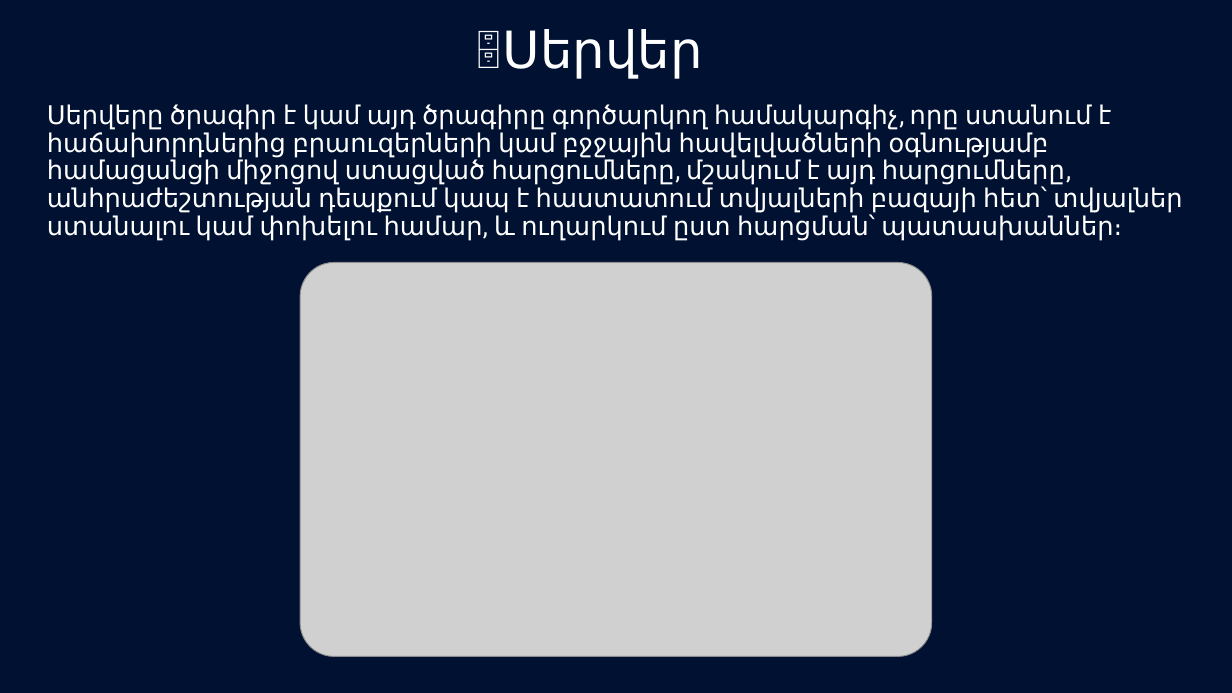
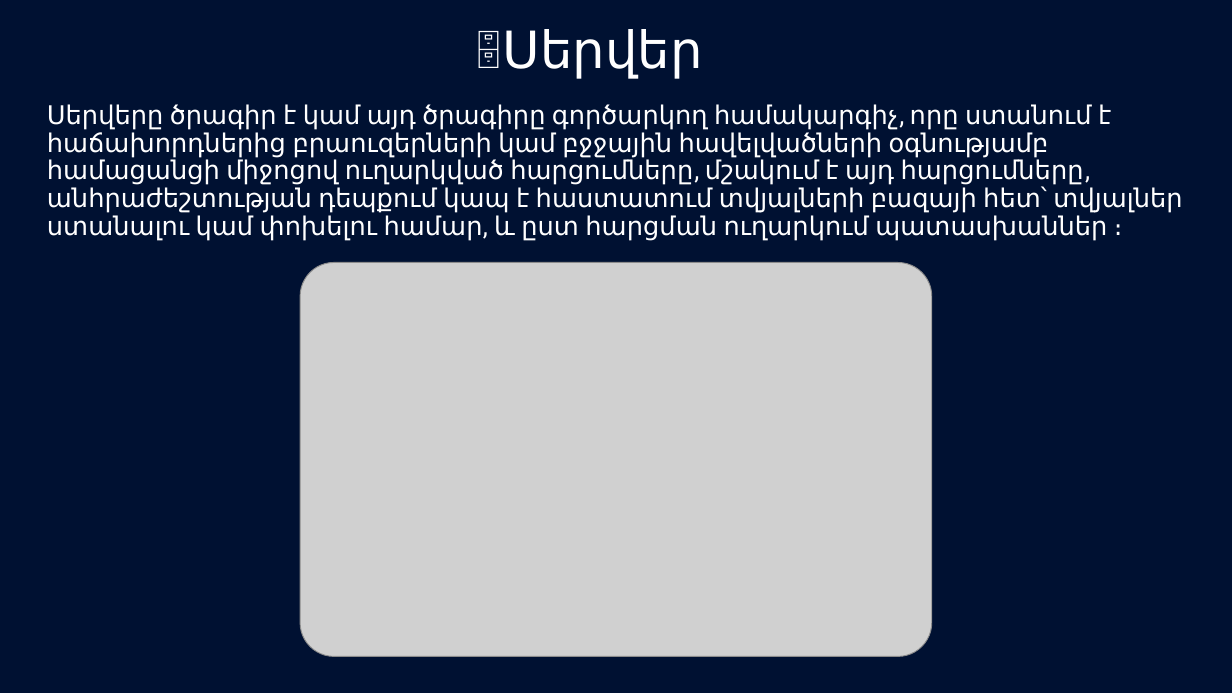
Before and after one commit to HaniusG/diploma-car-trading-platform, a slide deck: slide 8 of Fullstack.pptx. Drawn at 1232x693 pixels with LibreOffice and Linux fonts; fonts in the diff are those of the drawing; grey boxes stand for pictures. Boxes give left, top, right and bottom in pixels: in the first picture for what was removed or moved away, otherwise in the second. Text is boxed around its words. In the diff, an @@ line names an element or a change of style, - is before the commit and + after.

```diff
--- a/Fullstack.pptx
+++ b/Fullstack.pptx
@@ subtitle at <box>47,104,1182,241</box>: text changed @@
-Սերվերը ծրագիր է կամ այդ ծրագիրը գործարկող համակարգիչ, որը ստանում է հաճախորդներից բրաուզերների կամ բջջային հավելվածների օգնությամբ համացանցի միջոցով ստացված հարցումները, մշակում է այդ հարցումները, անհրաժեշտության դեպքում կապ է հաստատում տվյալների բազայի հետ՝ տվյալներ ստանալու կամ փոխելու համար, և ուղարկում ըստ հարցման՝ պատասխաններ։
+Սերվերը ծրագիր է կամ այդ ծրագիրը գործարկող համակարգիչ, որը ստանում է հաճախորդներից բրաուզերների կամ բջջային հավելվածների օգնությամբ համացանցի միջոցով ուղարկված հարցումները, մշակում է այդ հարցումները, անհրաժեշտության դեպքում կապ է հաստատում տվյալների բազայի հետ՝ տվյալներ ստանալու կամ փոխելու համար, և ըստ հարցման ուղարկում պատասխաններ ։
```
Also in this commit, not shown: 1 other slide changed, 5 other files.
